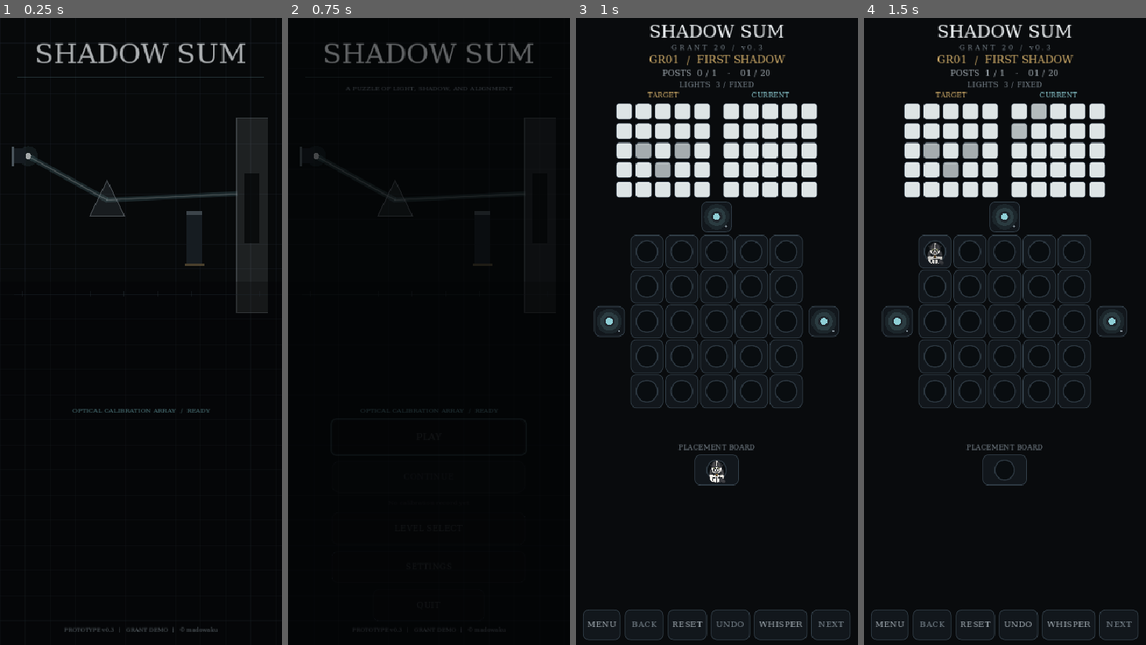
Above: before the commit, frames 1-4 (left to right).
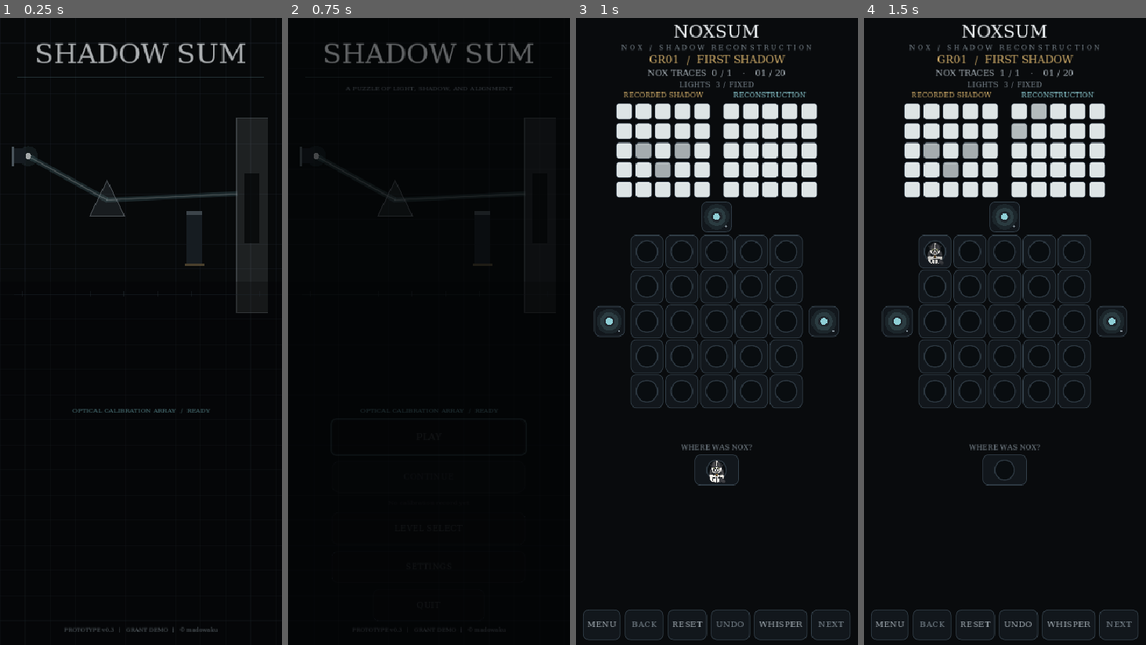
Above: after the commit, the same moments.

Repository: madowaku/shadow-sum
Game: Godot game, scene res://scenes/home.tscn
The game is run twice, just before and just after one commit, with the same random seed, the same clock (stepped at 60 frames per second) and the same inputs.
Inputs (mouse positions are in pixels of both pictures, inside the frame that each line leads up to):
- Up to frame 1 (0.25 s): no input
- Up to frame 2 (0.75 s): tap Enter at 0.5 s; move the mouse to (491, 300) at 0.52 s; hold Right from 0.53 s (still down); tap Z at 0.6 s; click (491, 300) at 0.67 s
- Up to frame 3 (1 s): keep holding Right; tap Space at 0.77 s
- Up to frame 4 (1.5 s): release Right at 1.25 s; click (934, 249) at 1.27 s

Frames 1-2 are identical in both runs. In frame 3, 1.6% of the frame differs, in the area x 16-84%, y 1-69%; in frame 4, 1.6%.

Commit message:
feat: reframe Grant20 as NOX shadow reconstruction

Diff:
--- a/src/experiment_main.gd
+++ b/src/experiment_main.gd
@@ -135,7 +135,7 @@
 	var column: VBoxContainer = VBoxContainer.new()
 	column.add_theme_constant_override("separation", 4 if cause_light or grant14_v02 or grant20_v03 else 8)
 	margin.add_child(column)
-	_label(column, "SHADOW SUM", 25, T.TEXT_PRIMARY)
+	_label(column, "NOXSUM", 25, T.TEXT_PRIMARY)
 	var campaign_label: String = "G R A N T   /   E X P E R I M E N T S"
 	if cause_light:
 		campaign_label = "C A U S E   &   L I G H T"
@@ -146,7 +146,7 @@
 	elif grant14_v02:
 		campaign_label = "G R A N T   1 4   /   v 0 . 2"
 	elif grant20_v03:
-		campaign_label = "G R A N T   2 0   /   v 0 . 3"
+		campaign_label = "N O X   /   S H A D O W   R E C O N S T R U C T I O N"
 	_label(column, campaign_label, 10, T.TEXT_MUTED)
 	title_label = _label(column, "", 15, T.GOLD)
 	count_label = _label(column, "", 12, T.TEXT_SECONDARY)
@@ -164,10 +164,10 @@
 	screens.alignment = BoxContainer.ALIGNMENT_CENTER
 	screens.add_theme_constant_override("separation", 16)
 	column.add_child(screens)
-	for screen_name: String in ["TARGET", "CURRENT"]:
+	for screen_name: String in ["RECORDED SHADOW", "RECONSTRUCTION"]:
 		var screen_column: VBoxContainer = VBoxContainer.new()
 		screens.add_child(screen_column)
-		_label(screen_column, screen_name, 10, T.GOLD if screen_name == "TARGET" else T.CYAN)
+		_label(screen_column, screen_name, 10, T.GOLD if screen_name == "RECORDED SHADOW" else T.CYAN)
 		var grid: GridContainer = GridContainer.new()
 		grid.columns = 5
 		grid.add_theme_constant_override("h_separation", 2)
@@ -180,7 +180,7 @@
 			var surface: Control = Surface.new()
 			surface.kind = "shadow"
 			holder.add_child(surface)
-			if screen_name == "TARGET":
+			if screen_name == "RECORDED SHADOW":
 				target_cells.append(surface)
 			else:
 				live_cells.append(surface)
@@ -194,7 +194,7 @@
 	rail_center.add_child(rail)
 	for slot: int in 5:
 		var button: Button = _button("", Vector2(48, 44))
-		button.tooltip_text = "Shutter " + String.chr(65 + slot)
+		button.tooltip_text = "SLEEP trace · blocks TOP light · column " + String.chr(65 + slot)
 		button.gui_input.connect(_start_pointer.bind("shutter", slot))
 		rail.add_child(button)
 		var surface: Control = Surface.new()
@@ -223,21 +223,21 @@
 	var bottom_center: CenterContainer = CenterContainer.new()
 	column.add_child(bottom_center)
 	bottom_center.add_child(_lamp("BOTTOM"))
-	_label(column, "PLACEMENT BOARD", 10, T.TEXT_MUTED)
+	_label(column, "WHERE WAS NOX?", 10, T.TEXT_MUTED)
 	var inventory_center: CenterContainer = CenterContainer.new()
 	column.add_child(inventory_center)
 	var inventory_row: HBoxContainer = HBoxContainer.new()
 	inventory_row.add_theme_constant_override("separation", 10)
 	inventory_center.add_child(inventory_row)
 	inventory = _button("", Vector2(64, 44))
-	inventory.tooltip_text = "Normal Post inventory"
+	inventory.tooltip_text = "SIT trace · NOX sitting at this moment"
 	inventory.gui_input.connect(_start_pointer.bind("post", -1))
 	inventory_row.add_child(inventory)
 	var inventory_surface: Control = Surface.new()
 	inventory_surface.kind = "inventory"
 	inventory.add_child(inventory_surface)
 	tall_inventory = _button("", Vector2(64, 44))
-	tall_inventory.tooltip_text = "Tall Post inventory"
+	tall_inventory.tooltip_text = "STAND trace · NOX standing at this moment"
 	tall_inventory.gui_input.connect(_start_pointer.bind("post", -2))
 	inventory_row.add_child(tall_inventory)
 	var tall_inventory_surface: Control = Surface.new()
@@ -246,7 +246,7 @@
 	tall_inventory.add_child(tall_inventory_surface)
 	tall_inventory.visible = false
 	plate_inventory = _button("", Vector2(64, 44))
-	plate_inventory.tooltip_text = "Flat Plate inventory"
+	plate_inventory.tooltip_text = "OPTICAL PLATE · apparatus element"
 	plate_inventory.gui_input.connect(_start_pointer.bind("post", -3))
 	inventory_row.add_child(plate_inventory)
 	var plate_inventory_surface: Control = Surface.new()
@@ -833,9 +833,9 @@
 	inventory.get_parent().visible = inventory.visible or tall_inventory.visible or plate_inventory.visible
 	title_label.text = "%s  /  %s" % [stage()["id"], stage()["title"]]
 	if mixed_inventory:
-		count_label.text = "N %d/%d  T %d/%d  P %d/%d  ·  %02d/%02d" % [_post_count("normal"), _post_limit("normal"), _post_count("tall"), _post_limit("tall"), _post_count("plate"), _post_limit("plate"), stage_index + 1, stages.size()]
+		count_label.text = "SIT %d/%d  STAND %d/%d  PLATE %d/%d  ·  %02d/%02d" % [_post_count("normal"), _post_limit("normal"), _post_count("tall"), _post_limit("tall"), _post_count("plate"), _post_limit("plate"), stage_index + 1, stages.size()]
 	else:
-		count_label.text = "POSTS  %d / %d    ·    %02d / %02d" % [posts.size(), int(stage()["posts"]), stage_index + 1, stages.size()]
+		count_label.text = "NOX TRACES  %d / %d    ·    %02d / %02d" % [posts.size(), int(stage()["posts"]), stage_index + 1, stages.size()]
 	if light_height or flat_plate or grant14_v02 or grant20_v03:
 		var light_denominator: String = "FIXED"
 		if stage().get("free_light_selection", false):
@@ -871,7 +871,7 @@
 	solve_motion.tween_interval(0.32)
 	solve_motion.tween_callback(func() -> void:
 		var final_stage: bool = stage_index == stages.size() - 1
-		status_label.text = ("CALIBRATION COMPLETE" if final_stage else "LIGHT KEPT") + "\n%02d / %02d  ·  %s" % [stage_index + 1, stages.size(), "Every shadow in place." if final_stage else "A perfect alignment."]
+		status_label.text = ("RECONSTRUCTION COMPLETE" if final_stage else "TRACE MATCHED") + "\n%02d / %02d  ·  %s" % [stage_index + 1, stages.size(), "Every remembered shadow agrees." if final_stage else "One moment of NOX recovered."]
 		status_label.add_theme_color_override("font_color", T.GOLD)
 		status_label.modulate.a = 0.0
 		_click(660))
